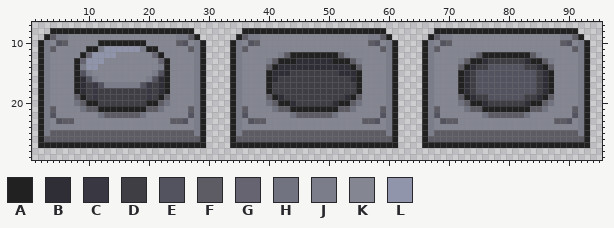
Edited in one commit: sprite sheet (resources/gfx/grid/lightpressureplate.png). The picture above was drawn from the file before the commit.
The file is 96x32 pixels. Colours within 5 levels of each other are drawn and written as one. Shown: x 1..95, y 7..29.
Palette (. is transparent): A #212121  B #2f2e37  C #383742  D #3f3e45  E #53525f  F #5d5c64  G #666471  H #717380  J #7b7d8a  K #848692  L #9195ab
Pixels before, first column x 2:
 8 ..AAAAAAAAAAAAAAAAAAAAAAAA........AAAAAAAAAAAAAAAAAAAAAAAA........AAAAAAAAAAAAAAAAAAAAAAAA..
 9 .AFJJKKKKKKKKKKKKKKKKKKJJFA......AFJJKKKKKKKKKKKKKKKKKKJJFA......AFJJKKKKKKKKKKKKKKKKKKJJFA.
10 AJKEFKKKKKAAAAAAAAKKKKKFEKJA....AJKEFKKKKKKKKKKKKKKKKKKFEKJA....AJKEFKKKKKKKKKKKKKKKKKKFEKJA
11 AJFKKKKKAAJLLLLLLJAAKKKKKFJA....AJFKKKKKKKKKKKKKKKKKKKKKKFJA....AJFKKKKKKKKKKKKKKKKKKKKKKFJA
12 AJKKKKKAGLLLLKKKKKKGAKKKKKJA....AJKKKKKKJFAAAAAAAAFJKKKKKKJA....AJKKKKKKJFAAAAAAAAFJKKKKKKJA
13 AJKKKKAGLLLKKKKKKKKKGAKKKKJA....AJKKKKJFAAABBBBBBAAAFJKKKKJA....AJKKKKJFAABDDDDDDBAAFJKKKKJA
14 AJKKKKAJLLKKKKKKKKKKJAKKKKJA....AJKKKKFABBBBBBBBBBBBAFKKKKJA....AJKKKKFABDDEEEEEEDDBAFKKKKJA
15 AJKKKKAEJKKKKKKKKKKJEAKKKKJA....AJKKKKABBBDDDDDDDDBBBAKKKKJA....AJKKKKABDEEEEEEEEEEDBAKKKKJA
16 AJKKKKABEJKKKKKKKKJEBAKKKKJA....AJKKKKABDDDDDDDDDDDDBAKKKKJA....AJKKKKABDEEEEEEEEEEDBAKKKKJA
17 AJKKKKABDCEJJJJJJECDBAKKKKJA....AJKKKKADDDDDDDDDDDDDDAKKKKJA....AJKKKKABDEEEEEEEEEEDBAKKKKJA
18 AJKKKKABDCDDDDDDDDCDBAKKKKJA....AJKKKKADDDDDDDDDDDDDDAKKKKJA....AJKKKKABDEEEEEEEEEEDBAKKKKJA
19 AJKKKKFADCDDDDDDDDCDAFKKKKJA....AJKKKKFABDDDDDDDDDDBAFKKKKJA....AJKKKKFABDDEEEEEEDDBAFKKKKJA
20 AJKKKKHFAADDDDDDDDAAFHKKKKJA....AJKKKKHFAABDDDDDDBAAFHKKKKJA....AJKKKKHFAABDDDDDDBAAFHKKKKJA
21 AJFKKKKHFFAAAAAAAAFFHKKKKFJA....AJFKKKKHFFAAAAAAAAFFHKKKKFJA....AJFKKKKHFFAAAAAAAAFFHKKKKFJA
22 AJEKKKKKKKHFFFFFFHKKKKKKKEJA....AJEKKKKKKKHFFFFFFHKKKKKKKEJA....AJEKKKKKKKHFFFFFFHKKKKKKKEJA
23 AJKEFFKKKKKKKKKKKKKKKKFFEKJA....AJKEFFKKKKKKKKKKKKKKKKFFEKJA....AJKEFFKKKKKKKKKKKKKKKKFFEKJA
24 AJKKKKKKKKKKKKKKKKKKKKKKKKJA....AJKKKKKKKKKKKKKKKKKKKKKKKKJA....AJKKKKKKKKKKKKKKKKKKKKKKKKJA
25 AJFFFFFFFFFFFFFFFFFFFFFFFFJA....AJFFFFFFFFFFFFFFFFFFFFFFFFJA....AJFFFFFFFFFFFFFFFFFFFFFFFFJA
26 AFFFFFFFFFFFFFFFFFFFFFFFFFFA....AFFFFFFFFFFFFFFFFFFFFFFFFFFA....AFFFFFFFFFFFFFFFFFFFFFFFFFFA
27 AAAAAAAAAAAAAAAAAAAAAAAAAAAA....AAAAAAAAAAAAAAAAAAAAAAAAAAAA....AAAAAAAAAAAAAAAAAAAAAAAAAAAA
New version:
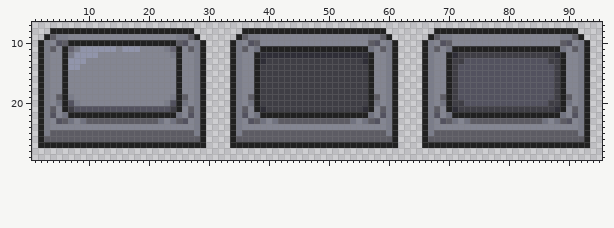
The commit says: made lightpressureplate square
From old to new:
Changed rows in their new state; - is an unchanged pixel.
first column x 5:
10 --AAAAA--------AAAAA------------------------------------------------------------------
11 -AGJLLLL--K---KKK-JGA------------HAAAAAAAAAAAAAAAAAAH------------HAAAAAAAAAAAAAAAAAAH-
12 -AJLLL-KKK------KK-JA------------ABBBBBBBBBBBBBBBBBBA------------ABDDDDDDDDDDDDDDDDBA-
13 -ALLLKKK---------KK-A------------ABDDDDDDDDDDDDDDDDBA------------ADDEEEEEEEEEEEEEEDDA-
14 -ALLKKK----------KK-A------------ADDDDDDDDDDDDDDDDDDA------------ADEEEEE------EEEEEDA-
15 -A-KKK----------KKK-A------------ADDDDD--------DDDDDA------------ADEEE----------EEEDA-
16 -A-KKKK--------KKKK-A------------ADDD------------DDDA------------ADEEE----------EEEDA-
17 -A-KKKKKKKKKKKKKKKK-A------------ADD--------------DDA------------ADEEE----------EEEDA-
18 -A-KKKKKKKKKKKKKKKK-A------------ADD--------------DDA------------ADEEE----------EEEDA-
19 FAJKKKKKKKKKKKKKKKKJAF----------FADDDD----------DDDDAF----------FADEEEEE------EEEEEDAF
20 HAEJKKKKKKKKKKKKKKJEAH----------HADDDDDD------DDDDDDAH----------HADDEEEEEEEEEEEEEEDDAH
21 -ADEEEEEEEEEEEEEEEEDA------------ABDDDDDDDDDDDDDDDDBA------------ABDDDDDDDDDDDDDDDDBA-
22 -HAAAAAAAAAAAAAAAAAAH------------HAAAAAAAAAAAAAAAAAAH------------HAAAAAAAAAAAAAAAAAAH-
23 --H-HFFFFFFFFFFFFH-H--------------H-HFFFFFFFFFFFFH-H--------------H-HFFFFFFFFFFFFH-H--
Changed places in both pictures, as pixel boxes (x1, y1, x2, y2):
changed: (56, 40, 188, 124)
changed: (248, 46, 380, 124)
changed: (440, 46, 572, 124)
